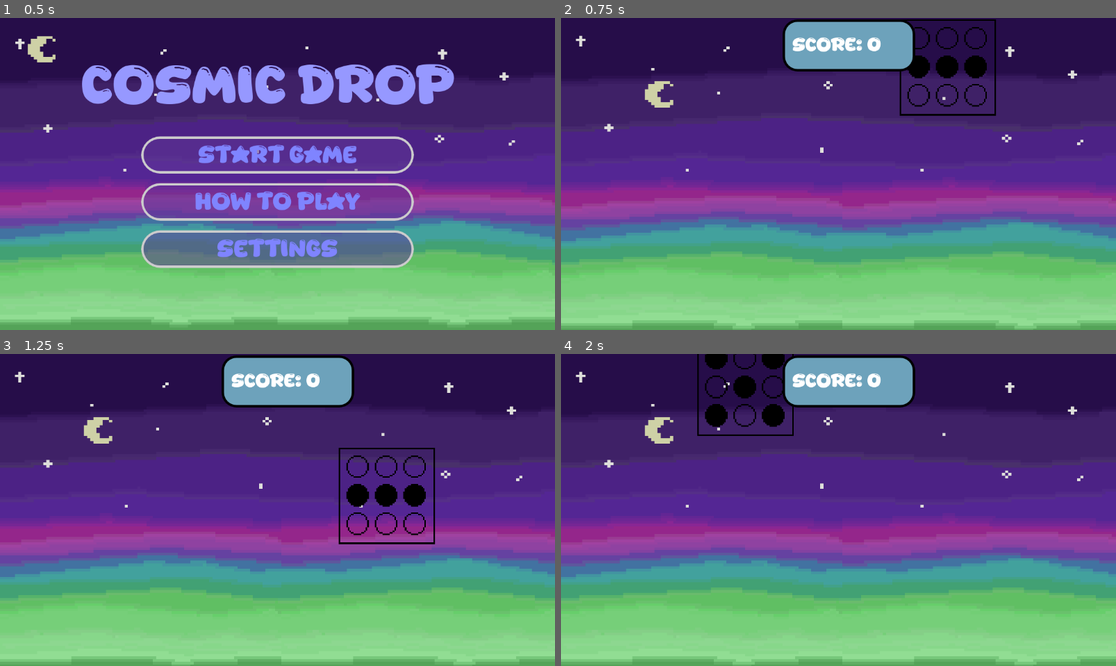
Above: before the commit, frames 1-4 (two rows, left to right).
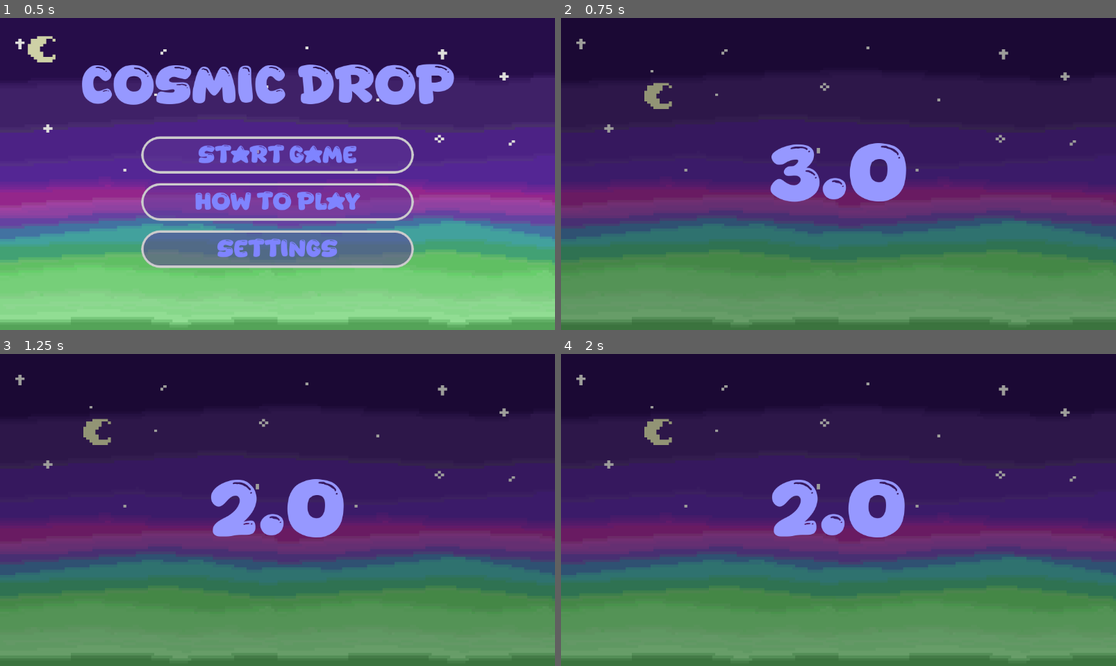
Above: after the commit, the same moments.

Repository: Ninjadude01/Flagship-Tiledrop
Game: Godot game, scene res://scenes/main_menu.tscn
Same seed, same stepped clock (60 frames per second), same inputs: the game is played once before the commit and once after it. This scene is started directly instead of the project's main scene.
Inputs:
- Up to frame 1 (0.5 s): no input
- Up to frame 2 (0.75 s): click "Start Game" at 0.5 s
- Up to frame 3 (1.25 s): no input
- Up to frame 4 (2 s): tap Enter at 1.25 s; tap 1 (1) at 1.35 s; tap 2 (2) at 1.55 s

Frame 1 is identical in both runs. In frame 2, 87% of the frame differs, in the area x 0-100%, y 0-100%; in frame 3, 86%; in frame 4, 87%.

Commit message:
created timer

Diff:
--- /dev/null
+++ b/tile-drop/assets/blur.gdshader
@@ -0,0 +1,20 @@
+shader_type canvas_item;
+
+uniform sampler2D SCREEN_TEXTURE : hint_screen_texture, filter_linear_mipmap;
+uniform float blur_amount : hint_range(0.0, 5.0) = 1.5;
+
+
+void vertex() {
+	// Called for every vertex the material is visible on.
+}
+
+void fragment() {
+	// Called for every pixel the material is visible on.
+	vec3 result = textureLod(SCREEN_TEXTURE, SCREEN_UV, blur_amount).rgb;
+	COLOR.rgb = result;
+}
+
+//void light() {
+//	// Called for every pixel for every light affecting the CanvasItem.
+//	// Uncomment to replace the default light processing function with this one.
+//}
--- a/tile-drop/scenes/tile.tscn
+++ b/tile-drop/scenes/tile.tscn
@@ -1,11 +1,409 @@
 [gd_scene format=3 uid="uid://cq3wncjwineeq"]
 
 [ext_resource type="Script" uid="uid://bjn52dm0d6a5r" path="res://scripts/tile.gd" id="1_3dk36"]
-[ext_resource type="Texture2D" uid="uid://b1ge3bxpmawt4" path="res://assets/1old.png" id="2_ywnoi"]
+[ext_resource type="Texture2D" uid="uid://c1ju7yne1aolv" path="res://assets/pattern 1.png" id="2_ywnoi"]
+[ext_resource type="Texture2D" uid="uid://bnjaqd5ldegx6" path="res://assets/pattern10.png" id="3_w8vld"]
+[ext_resource type="Texture2D" uid="uid://c3vmsry451eg3" path="res://assets/pattern 2.png" id="4_jm5cm"]
+[ext_resource type="Texture2D" uid="uid://cj058p235yxgp" path="res://assets/pattern 3.png" id="5_vknvr"]
+[ext_resource type="Texture2D" uid="uid://cb3anp7icscj" path="res://assets/pattern 4.png" id="6_jdkp0"]
+[ext_resource type="Texture2D" uid="uid://d4liyvpjw4u6a" path="res://assets/pattern 5.png" id="7_q8xw3"]
+[ext_resource type="Texture2D" uid="uid://buwwmac5iq8w2" path="res://assets/pattern 6.png" id="8_lkxpj"]
+[ext_resource type="Texture2D" uid="uid://c8x5yr6s8ed2d" path="res://assets/pattern 7.png" id="9_lf0mp"]
+[ext_resource type="Texture2D" uid="uid://dslxfjjjywtsh" path="res://assets/pattern 8.png" id="10_ufjw7"]
+[ext_resource type="Texture2D" uid="uid://b0ujjm5tlxd5d" path="res://assets/pattern 9.png" id="11_3ngql"]
 
 [sub_resource type="RectangleShape2D" id="RectangleShape2D_uiyn6"]
 size = Vector2(200, 200)
 
+[sub_resource type="AtlasTexture" id="AtlasTexture_ywnoi"]
+atlas = ExtResource("2_ywnoi")
+region = Rect2(0, 0, 1408, 1408)
+
+[sub_resource type="AtlasTexture" id="AtlasTexture_jy7pm"]
+atlas = ExtResource("2_ywnoi")
+region = Rect2(1408, 0, 1408, 1408)
+
+[sub_resource type="AtlasTexture" id="AtlasTexture_q7utx"]
+atlas = ExtResource("2_ywnoi")
+region = Rect2(0, 1408, 1408, 1408)
+
+[sub_resource type="AtlasTexture" id="AtlasTexture_6p3j2"]
+atlas = ExtResource("2_ywnoi")
+region = Rect2(1408, 1408, 1408, 1408)
+
+[sub_resource type="AtlasTexture" id="AtlasTexture_gqnqq"]
+atlas = ExtResource("3_w8vld")
+region = Rect2(0, 0, 1408, 1408)
+
+[sub_resource type="AtlasTexture" id="AtlasTexture_ranjm"]
+atlas = ExtResource("3_w8vld")
+region = Rect2(1408, 0, 1408, 1408)
+
+[sub_resource type="AtlasTexture" id="AtlasTexture_765jl"]
+atlas = ExtResource("3_w8vld")
+region = Rect2(0, 1408, 1408, 1408)
+
+[sub_resource type="AtlasTexture" id="AtlasTexture_6tld5"]
+atlas = ExtResource("3_w8vld")
+region = Rect2(1408, 1408, 1408, 1408)
+
+[sub_resource type="AtlasTexture" id="AtlasTexture_rel23"]
+atlas = ExtResource("3_w8vld")
+region = Rect2(0, 2816, 1408, 1408)
+
+[sub_resource type="AtlasTexture" id="AtlasTexture_0piar"]
+atlas = ExtResource("3_w8vld")
+region = Rect2(1408, 2816, 1408, 1408)
+
+[sub_resource type="AtlasTexture" id="AtlasTexture_t3r4o"]
+atlas = ExtResource("4_jm5cm")
+region = Rect2(0, 0, 1408, 1408)
+
+[sub_resource type="AtlasTexture" id="AtlasTexture_u8mhr"]
+atlas = ExtResource("4_jm5cm")
+region = Rect2(1408, 0, 1408, 1408)
+
+[sub_resource type="AtlasTexture" id="AtlasTexture_hhmlj"]
+atlas = ExtResource("4_jm5cm")
+region = Rect2(0, 1408, 1408, 1408)
+
+[sub_resource type="AtlasTexture" id="AtlasTexture_y1fkd"]
+atlas = ExtResource("4_jm5cm")
+region = Rect2(1408, 1408, 1408, 1408)
+
+[sub_resource type="AtlasTexture" id="AtlasTexture_4fus7"]
+atlas = ExtResource("5_vknvr")
+region = Rect2(0, 0, 1408, 1408)
+
+[sub_resource type="AtlasTexture" id="AtlasTexture_u6kxh"]
+atlas = ExtResource("5_vknvr")
+region = Rect2(1408, 0, 1408, 1408)
+
+[sub_resource type="AtlasTexture" id="AtlasTexture_1l4rn"]
+atlas = ExtResource("5_vknvr")
+region = Rect2(0, 1408, 1408, 1408)
+
+[sub_resource type="AtlasTexture" id="AtlasTexture_4onen"]
+atlas = ExtResource("5_vknvr")
+region = Rect2(1408, 1408, 1408, 1408)
+
+[sub_resource type="AtlasTexture" id="AtlasTexture_y5fbe"]
+atlas = ExtResource("6_jdkp0")
+region = Rect2(0, 0, 1408, 1408)
+
+[sub_resource type="AtlasTexture" id="AtlasTexture_s12oa"]
+atlas = ExtResource("6_jdkp0")
+region = Rect2(1408, 0, 1408, 1408)
+
+[sub_resource type="AtlasTexture" id="AtlasTexture_h1uh8"]
+atlas = ExtResource("6_jdkp0")
+region = Rect2(0, 1408, 1408, 1408)
+
+[sub_resource type="AtlasTexture" id="AtlasTexture_xhwlc"]
+atlas = ExtResource("6_jdkp0")
+region = Rect2(1408, 1408, 1408, 1408)
+
+[sub_resource type="AtlasTexture" id="AtlasTexture_5ebcw"]
+atlas = ExtResource("7_q8xw3")
+region = Rect2(0, 0, 1408, 1408)
+
+[sub_resource type="AtlasTexture" id="AtlasTexture_xkg2v"]
+atlas = ExtResource("7_q8xw3")
+region = Rect2(1408, 0, 1408, 1408)
+
+[sub_resource type="AtlasTexture" id="AtlasTexture_cfniq"]
+atlas = ExtResource("7_q8xw3")
+region = Rect2(0, 1408, 1408, 1408)
+
+[sub_resource type="AtlasTexture" id="AtlasTexture_ygyaq"]
+atlas = ExtResource("7_q8xw3")
+region = Rect2(1408, 1408, 1408, 1408)
+
+[sub_resource type="AtlasTexture" id="AtlasTexture_248fh"]
+atlas = ExtResource("8_lkxpj")
+region = Rect2(0, 0, 1408, 1408)
+
+[sub_resource type="AtlasTexture" id="AtlasTexture_ujyg1"]
+atlas = ExtResource("8_lkxpj")
+region = Rect2(1408, 0, 1408, 1408)
+
+[sub_resource type="AtlasTexture" id="AtlasTexture_jqqca"]
+atlas = ExtResource("8_lkxpj")
+region = Rect2(0, 1408, 1408, 1408)
+
+[sub_resource type="AtlasTexture" id="AtlasTexture_b0f2y"]
+atlas = ExtResource("8_lkxpj")
+region = Rect2(1408, 1408, 1408, 1408)
+
+[sub_resource type="AtlasTexture" id="AtlasTexture_3ngs1"]
+atlas = ExtResource("9_lf0mp")
+region = Rect2(0, 0, 1408, 1408)
+
+[sub_resource type="AtlasTexture" id="AtlasTexture_b6hby"]
+atlas = ExtResource("9_lf0mp")
+region = Rect2(1408, 0, 1408, 1408)
+
+[sub_resource type="AtlasTexture" id="AtlasTexture_8bq4o"]
+atlas = ExtResource("9_lf0mp")
+region = Rect2(0, 1408, 1408, 1408)
+
+[sub_resource type="AtlasTexture" id="AtlasTexture_gf427"]
+atlas = ExtResource("9_lf0mp")
+region = Rect2(1408, 1408, 1408, 1408)
+
+[sub_resource type="AtlasTexture" id="AtlasTexture_7gcbp"]
+atlas = ExtResource("9_lf0mp")
+region = Rect2(0, 2816, 1408, 1408)
+
+[sub_resource type="AtlasTexture" id="AtlasTexture_bnh0h"]
+atlas = ExtResource("9_lf0mp")
+region = Rect2(1408, 2816, 1408, 1408)
+
+[sub_resource type="AtlasTexture" id="AtlasTexture_5hc4i"]
+atlas = ExtResource("10_ufjw7")
+region = Rect2(0, 0, 1408, 1408)
+
+[sub_resource type="AtlasTexture" id="AtlasTexture_duyaf"]
+atlas = ExtResource("10_ufjw7")
+region = Rect2(1408, 0, 1408, 1408)
+
+[sub_resource type="AtlasTexture" id="AtlasTexture_3281x"]
+atlas = ExtResource("10_ufjw7")
+region = Rect2(0, 1408, 1408, 1408)
+
+[sub_resource type="AtlasTexture" id="AtlasTexture_rekp7"]
+atlas = ExtResource("10_ufjw7")
+region = Rect2(1408, 1408, 1408, 1408)
+
+[sub_resource type="AtlasTexture" id="AtlasTexture_i3itu"]
+atlas = ExtResource("10_ufjw7")
+region = Rect2(0, 2816, 1408, 1408)
+
+[sub_resource type="AtlasTexture" id="AtlasTexture_xelxy"]
+atlas = ExtResource("10_ufjw7")
+region = Rect2(1408, 2816, 1408, 1408)
+
+[sub_resource type="AtlasTexture" id="AtlasTexture_p5c13"]
+atlas = ExtResource("11_3ngql")
+region = Rect2(0, 0, 1408, 1408)
+
+[sub_resource type="AtlasTexture" id="AtlasTexture_ekdli"]
+atlas = ExtResource("11_3ngql")
+region = Rect2(1408, 0, 1408, 1408)
+
+[sub_resource type="AtlasTexture" id="AtlasTexture_we2py"]
+atlas = ExtResource("11_3ngql")
+region = Rect2(0, 1408, 1408, 1408)
+
+[sub_resource type="AtlasTexture" id="AtlasTexture_xhjj8"]
+atlas = ExtResource("11_3ngql")
+region = Rect2(1408, 1408, 1408, 1408)
+
+[sub_resource type="AtlasTexture" id="AtlasTexture_d2ake"]
+atlas = ExtResource("11_3ngql")
+region = Rect2(0, 2816, 1408, 1408)
+
+[sub_resource type="AtlasTexture" id="AtlasTexture_a7oi3"]
+atlas = ExtResource("11_3ngql")
+region = Rect2(1408, 2816, 1408, 1408)
+
+[sub_resource type="SpriteFrames" id="SpriteFrames_gtpg2"]
+animations = [{
+"frames": [{
+"duration": 1.0,
+"texture": SubResource("AtlasTexture_ywnoi")
+}, {
+"duration": 1.0,
+"texture": SubResource("AtlasTexture_jy7pm")
+}, {
+"duration": 1.0,
+"texture": SubResource("AtlasTexture_q7utx")
+}, {
+"duration": 1.0,
+"texture": SubResource("AtlasTexture_6p3j2")
+}],
+"loop": true,
+"name": &"pattern 1",
+"speed": 5.0
+}, {
+"frames": [{
+"duration": 1.0,
+"texture": SubResource("AtlasTexture_gqnqq")
+}, {
+"duration": 1.0,
+"texture": SubResource("AtlasTexture_ranjm")
+}, {
+"duration": 1.0,
+"texture": SubResource("AtlasTexture_765jl")
+}, {
+"duration": 1.0,
+"texture": SubResource("AtlasTexture_6tld5")
+}, {
+"duration": 1.0,
+"texture": SubResource("AtlasTexture_rel23")
+}, {
+"duration": 1.0,
+"texture": SubResource("AtlasTexture_0piar")
+}],
+"loop": true,
+"name": &"pattern 10",
+"speed": 4.0
+}, {
+"frames": [{
+"duration": 1.0,
+"texture": SubResource("AtlasTexture_t3r4o")
+}, {
+"duration": 1.0,
+"texture": SubResource("AtlasTexture_u8mhr")
+}, {
+"duration": 1.0,
+"texture": SubResource("AtlasTexture_hhmlj")
+}, {
+"duration": 1.0,
+"texture": SubResource("AtlasTexture_y1fkd")
+}],
+"loop": true,
+"name": &"pattern 2",
+"speed": 5.0
+}, {
+"frames": [{
+"duration": 1.0,
+"texture": SubResource("AtlasTexture_4fus7")
+}, {
+"duration": 1.0,
+"texture": SubResource("AtlasTexture_u6kxh")
+}, {
+"duration": 1.0,
+"texture": SubResource("AtlasTexture_1l4rn")
+}, {
+"duration": 1.0,
+"texture": SubResource("AtlasTexture_4onen")
+}],
+"loop": true,
+"name": &"pattern 3",
+"speed": 5.0
+}, {
+"frames": [{
+"duration": 1.0,
+"texture": SubResource("AtlasTexture_y5fbe")
+}, {
+"duration": 1.0,
+"texture": SubResource("AtlasTexture_s12oa")
+}, {
+"duration": 1.0,
+"texture": SubResource("AtlasTexture_h1uh8")
+}, {
+"duration": 1.0,
+"texture": SubResource("AtlasTexture_xhwlc")
+}],
+"loop": true,
+"name": &"pattern 4",
+"speed": 5.0
+}, {
+"frames": [{
+"duration": 1.0,
+"texture": SubResource("AtlasTexture_5ebcw")
+}, {
+"duration": 1.0,
+"texture": SubResource("AtlasTexture_xkg2v")
+}, {
+"duration": 1.0,
+"texture": SubResource("AtlasTexture_cfniq")
+}, {
+"duration": 1.0,
+"texture": SubResource("AtlasTexture_ygyaq")
+}],
+"loop": true,
+"name": &"pattern 5",
+"speed": 5.0
+}, {
+"frames": [{
+"duration": 1.0,
+"texture": SubResource("AtlasTexture_248fh")
+}, {
+"duration": 1.0,
+"texture": SubResource("AtlasTexture_ujyg1")
+}, {
+"duration": 1.0,
+"texture": SubResource("AtlasTexture_jqqca")
+}, {
+"duration": 1.0,
+"texture": SubResource("AtlasTexture_b0f2y")
+}],
+"loop": true,
+"name": &"pattern 6",
+"speed": 5.0
+}, {
+"frames": [{
+"duration": 1.0,
+"texture": SubResource("AtlasTexture_3ngs1")
+}, {
+"duration": 1.0,
+"texture": SubResource("AtlasTexture_b6hby")
+}, {
+"duration": 1.0,
+"texture": SubResource("AtlasTexture_8bq4o")
+}, {
+"duration": 1.0,
+"texture": SubResource("AtlasTexture_gf427")
+}, {
+"duration": 1.0,
+"texture": SubResource("AtlasTexture_7gcbp")
+}, {
+"duration": 1.0,
+"texture": SubResource("AtlasTexture_bnh0h")
+}],
+"loop": true,
+"name": &"pattern 7",
+"speed": 5.0
+}, {
+"frames": [{
+"duration": 1.0,
+"texture": SubResource("AtlasTexture_5hc4i")
+}, {
+"duration": 1.0,
+"texture": SubResource("AtlasTexture_duyaf")
+}, {
+"duration": 1.0,
+"texture": SubResource("AtlasTexture_3281x")
+}, {
+"duration": 1.0,
+"texture": SubResource("AtlasTexture_rekp7")
+}, {
+"duration": 1.0,
+"texture": SubResource("AtlasTexture_i3itu")
+}, {
+"duration": 1.0,
+"texture": SubResource("AtlasTexture_xelxy")
+}],
+"loop": true,
+"name": &"pattern 8",
+"speed": 5.0
+}, {
+"frames": [{
+"duration": 1.0,
+"texture": SubResource("AtlasTexture_p5c13")
+}, {
+"duration": 1.0,
+"texture": SubResource("AtlasTexture_ekdli")
+}, {
+"duration": 1.0,
+"texture": SubResource("AtlasTexture_we2py")
+}, {
+"duration": 1.0,
+"texture": SubResource("AtlasTexture_xhjj8")
+}, {
+"duration": 1.0,
+"texture": SubResource("AtlasTexture_d2ake")
+}, {
+"duration": 1.0,
+"texture": SubResource("AtlasTexture_a7oi3")
+}],
+"loop": true,
+"name": &"pattern 9",
+"speed": 5.0
+}]
+
 [node name="Tile" type="Node2D" unique_id=749705110]
 script = ExtResource("1_3dk36")
 
@@ -14,8 +412,8 @@
 [node name="CollisionShape2D" type="CollisionShape2D" parent="RigidBody2D" unique_id=2099206007]
 shape = SubResource("RectangleShape2D_uiyn6")
 
-[node name="Sprite2D" type="Sprite2D" parent="RigidBody2D" unique_id=1216976318]
-texture_filter = 1
-position = Vector2(-1, 0)
-scale = Vector2(0.14169033, 0.14169033)
-texture = ExtResource("2_ywnoi")
+[node name="AnimatedSprite2D" type="AnimatedSprite2D" parent="RigidBody2D" unique_id=594401133]
+scale = Vector2(0.14, 0.14)
+sprite_frames = SubResource("SpriteFrames_gtpg2")
+animation = &"pattern 10"
+autoplay = "pattern 1"
--- a/tile-drop/scripts/main.gd
+++ b/tile-drop/scripts/main.gd
@@ -18,6 +18,7 @@
 	score.text = "Score: " + str(Globals.points)
 
 
+
 #func rng() -> void:
 	##number = randi_range(1, 10)
 	#number = 1
--- a/tile-drop/scripts/main_menu.gd
+++ b/tile-drop/scripts/main_menu.gd
@@ -4,7 +4,7 @@
 	pass # Replace with function body.
 
 func _on_start_pressed() -> void:
-	get_tree().change_scene_to_file("res://scenes//Main.tscn")
+	get_tree().change_scene_to_file("res://start_timer.tscn")
 
 func _on_howtoplay_pressed() -> void:
 	get_tree().change_scene_to_file("res://scenes//howtoplay.tscn")
--- /dev/null
+++ b/tile-drop/scripts/start_timer.gd
@@ -0,0 +1,26 @@
+extends Control
+@onready var countdown: Timer = $countdown
+@onready var label: Label = $Label
+@onready var timer_2: Timer = $timer2
+
+var count = true
+
+# Called when the node enters the scene tree for the first time.
+func _ready() -> void:
+	countdown.start()
+
+
+# Called every frame. 'delta' is the elapsed time since the previous frame.
+func _process(_delta: float) -> void:
+	if count:
+		label.text = str(round(countdown.time_left))
+
+
+func _on_timer_timeout() -> void:
+	count = false
+	label.text = "START!"
+	timer_2.start()
+
+
+func _on_timer_2_timeout() -> void:
+	get_tree().change_scene_to_file("res://scenes/Main.tscn")
--- a/tile-drop/scripts/tile.gd
+++ b/tile-drop/scripts/tile.gd
@@ -1,7 +1,8 @@
 extends Node2D
 
 @onready var body: RigidBody2D = $RigidBody2D
-@onready var sprite: Sprite2D = $RigidBody2D/Sprite2D
+#@onready var sprite: Sprite2D = $RigidBody2D/Sprite2D
+@onready var animated_sprite: AnimatedSprite2D = $RigidBody2D/AnimatedSprite2D
 
 signal nextTile
 
@@ -38,16 +39,19 @@
 var points = 0
 var textNum = 0
 var texture = Texture
+var animation = ""
 
 func _ready():
 	genRandTexture()
-	sprite.texture = texture
-	body.linear_velocity = Vector2(0, 400)
+	animated_sprite.play(animation)
+	#sprite.texture = texture
+	body.linear_velocity = Vector2(0, 100)
 	setSequence()
 
 func genRandTexture():
 	textNum = randi_range(1, 10)
-	texture = load("res://assets/" + str(textNum) + "old.png")
+	animation = "pattern " + str(textNum)
+	#texture = load("res://assets/" + str(textNum) + "old.png")
 
 func _process(_delta: float) -> void: #bug thingy
 	if checkSequence():
--- /dev/null
+++ b/tile-drop/start_timer.tscn
@@ -0,0 +1,67 @@
+[gd_scene format=3 uid="uid://dnh3ecp5o0l5q"]
+
+[ext_resource type="Script" uid="uid://bit2uy6iggki0" path="res://scripts/start_timer.gd" id="1_2ufnb"]
+[ext_resource type="Shader" uid="uid://vqdumptlt0j7" path="res://assets/blur.gdshader" id="1_dbbch"]
+[ext_resource type="Texture2D" uid="uid://n0cnnwvvmdxp" path="res://assets/game back.png" id="3_rcvxk"]
+[ext_resource type="FontFile" uid="uid://c2lxntdnoebo7" path="res://assets/Starbim.ttf" id="4_2aw8y"]
+
+[sub_resource type="ShaderMaterial" id="ShaderMaterial_2ufnb"]
+shader = ExtResource("1_dbbch")
+shader_parameter/blur_amount = 1.5
+
+[sub_resource type="StyleBoxTexture" id="StyleBoxTexture_2aw8y"]
+texture = ExtResource("3_rcvxk")
+modulate_color = Color(0.70796657, 0.7079665, 0.7079665, 1)
+
+[node name="Control" type="Control" unique_id=761314472]
+layout_mode = 3
+anchors_preset = 15
+anchor_right = 1.0
+anchor_bottom = 1.0
+grow_horizontal = 2
+grow_vertical = 2
+script = ExtResource("1_2ufnb")
+
+[node name="ColorRect" type="ColorRect" parent="." unique_id=1192013873]
+material = SubResource("ShaderMaterial_2ufnb")
+layout_mode = 1
+anchors_preset = 15
+anchor_right = 1.0
+anchor_bottom = 1.0
+grow_horizontal = 2
+grow_vertical = 2
+
+[node name="Panel" type="Panel" parent="." unique_id=48638416]
+layout_mode = 1
+anchors_preset = 15
+anchor_right = 1.0
+anchor_bottom = 1.0
+grow_horizontal = 2
+grow_vertical = 2
+theme_override_styles/panel = SubResource("StyleBoxTexture_2aw8y")
+
+[node name="countdown" type="Timer" parent="." unique_id=964659352]
+wait_time = 3.0
+
+[node name="Label" type="Label" parent="." unique_id=1667426667]
+layout_mode = 1
+anchors_preset = 8
+anchor_left = 0.5
+anchor_top = 0.5
+anchor_right = 0.5
+anchor_bottom = 0.5
+offset_left = -20.0
+offset_top = -11.5
+offset_right = 20.0
+offset_bottom = 11.5
+grow_horizontal = 2
+grow_vertical = 2
+theme_override_colors/font_color = Color(0.5882353, 0.59607846, 1, 1)
+theme_override_fonts/font = ExtResource("4_2aw8y")
+theme_override_font_sizes/font_size = 150
+text = "3"
+
+[node name="timer2" type="Timer" parent="." unique_id=985564138]
+
+[connection signal="timeout" from="countdown" to="." method="_on_timer_timeout"]
+[connection signal="timeout" from="timer2" to="." method="_on_timer_2_timeout"]
Not shown, added: tile-drop/assets/blur.gdshader.uid
Not shown: 1 places in tile-drop/scenes/main_menu.tscn that only renumber resources
Not shown, added: tile-drop/scripts/start_timer.gd.uid
